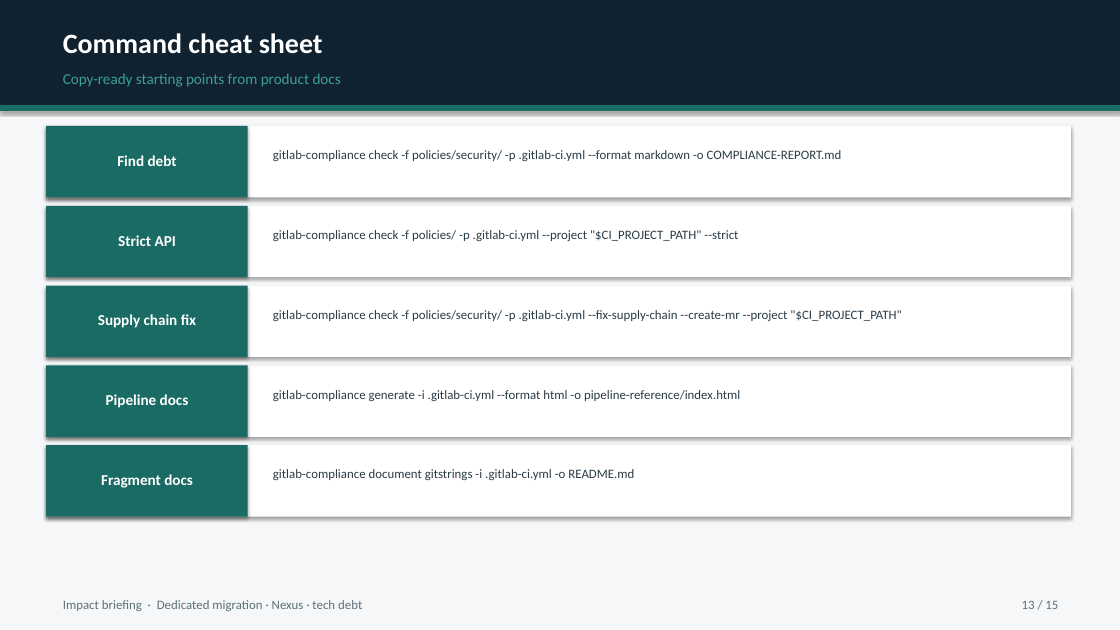
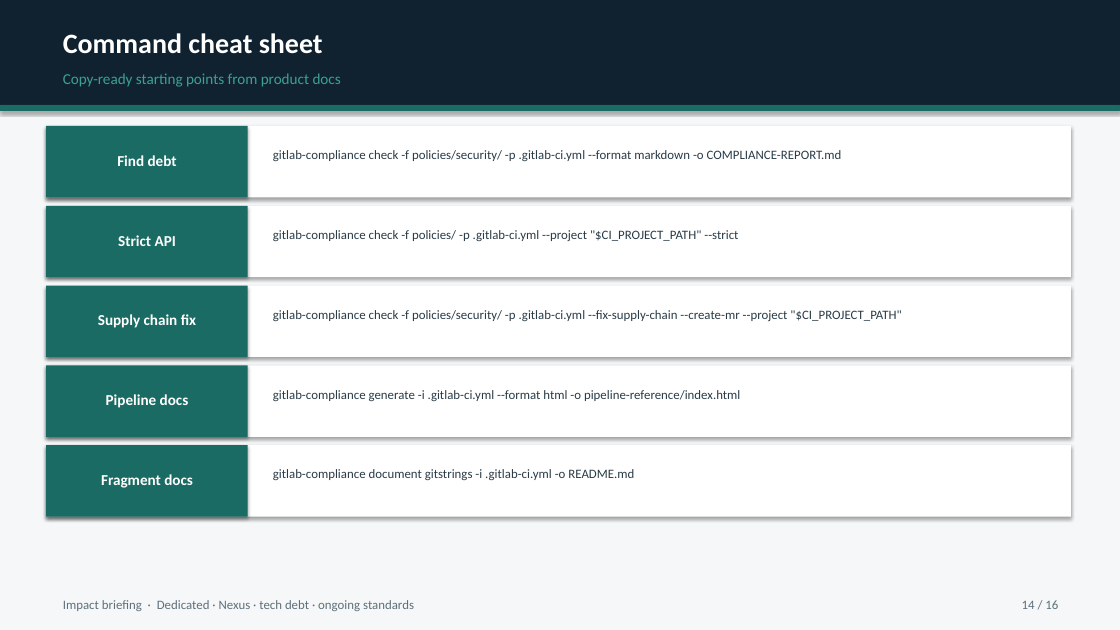
Before and after one commit to MaturityBuilder/gitlab-compliance, a slide deck: slide 14 of docs/presentations/gitlab-compliance-dedicated-nexus-impact.pptx (slide 13 before the commit). Drawn at 1120x630 pixels with LibreOffice and Linux fonts; fonts in the diff are those of the drawing. Boxes give left, top, right and bottom in pixels: in the first picture for what was removed or moved away, otherwise in the second. Text is boxed around its words. In the diff, an @@ line names an element or a change of style, - is before the commit and + after.

```diff
--- a/docs/presentations/gitlab-compliance-dedicated-nexus-impact.pptx
+++ b/docs/presentations/gitlab-compliance-dedicated-nexus-impact.pptx
@@ text at [63, 600, 414, 611]: text changed @@
-Impact briefing · Dedicated migration · Nexus · tech debt
+Impact briefing · Dedicated · Nexus · tech debt · ongoing standards
@@ text at [1022, 600, 1058, 609]: text changed @@
-13 / 15
+14 / 16
```
Also in this commit, not shown: 14 other slides changed, 1 slide added, 2 other files.
